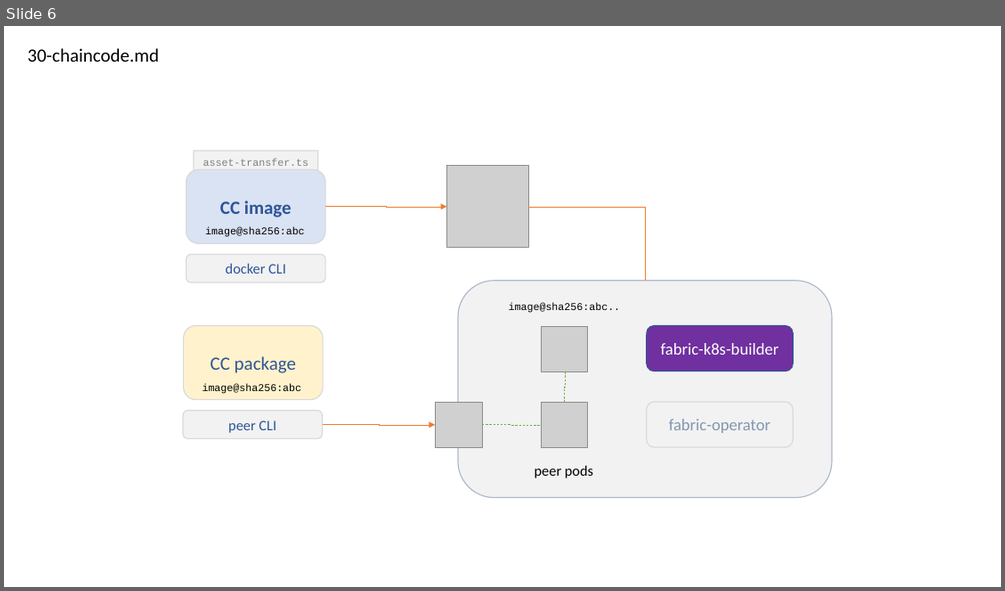
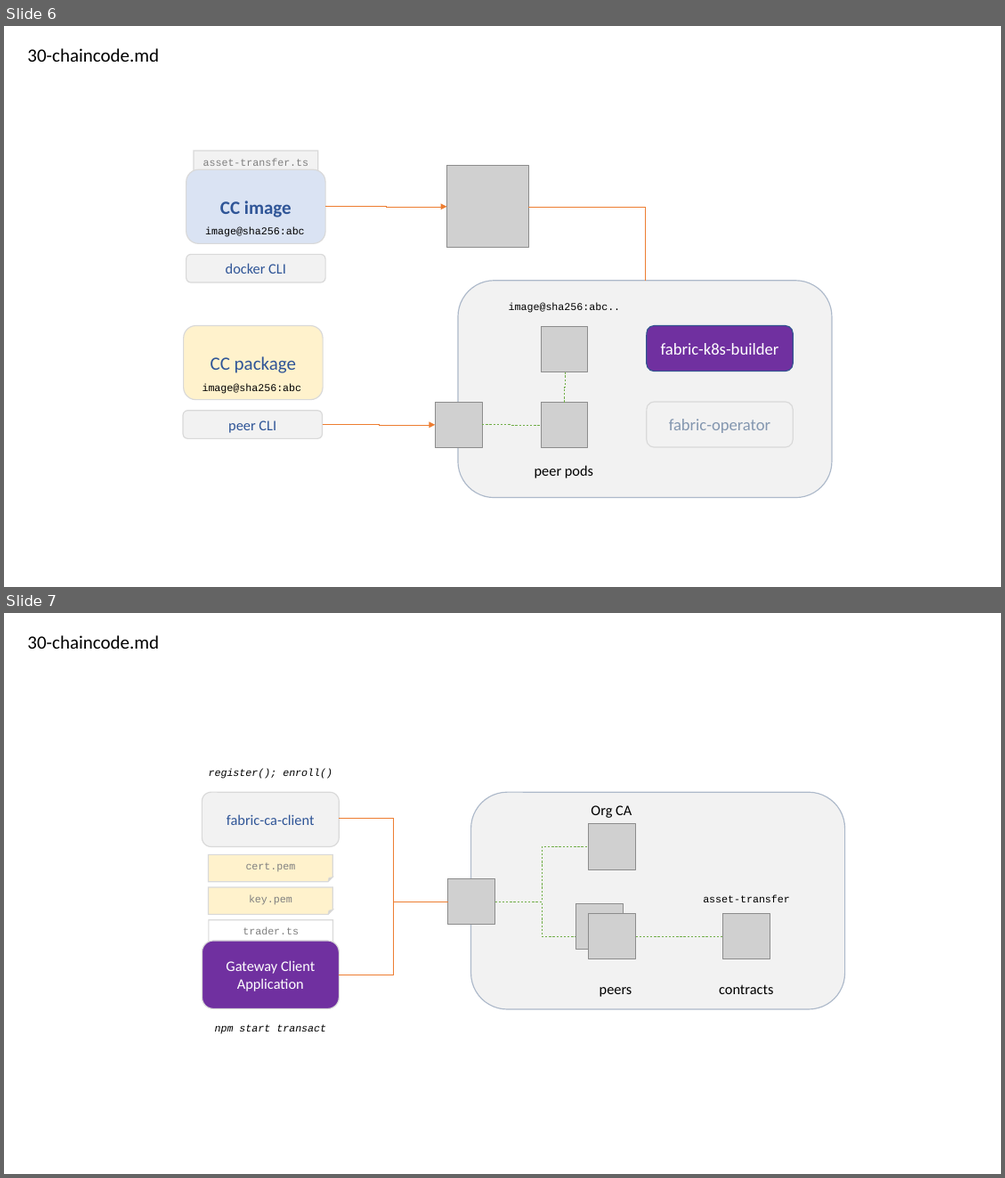
Before and after one commit to hyperledgendary/full-stack-asset-transfer-guide, a slide deck: docs/images/CloudReady.pptx. Shown one above the other, each under a label of ours: slide 6 before the commit, slides 6 and 7 after it. The pictures are 1005x591 and 1005x1178 pixels, drawn with LibreOffice and Linux fonts; fonts in the diff are those of the drawing; grey boxes stand for pictures. Boxes give left, top, right and bottom in pixels: in the first picture for what was removed or moved away, otherwise in the second. Text is boxed around its words. In the diff, an @@ line names an element or a change of style, - is before the commit and + after.

Commit message:
Oops forgot to ^s save the ppt with the latest figures

```diff
--- a/docs/images/CloudReady.pptx
+++ b/docs/images/CloudReady.pptx
@@ slide 7 added at [4,613,1001,1174], background #FFFFFF @@
@@ text added at [27,635,159,649], 18 pt, text #000000 @@
+30-chaincode.md
@@ text added at [209,769,332,779], 10 pt, text #000000, italic @@
+register(); enroll()
@@ rounded rectangle added at [202,793,339,847], fill #F2F2F2, outline #D9D9D9 1 pt, 14 pt, text #2F5597 @@
+fabric-ca-client
@@ rounded rectangle added at [471,793,845,1009], fill #F2F2F2, outline #ADB9CA 1 pt @@
@@ elbow line added from (339, 818) to (448, 901), #ED7D31 0.5 pt @@
@@ picture added at [589,824,636,869] @@
@@ text added at [591,805,631,818], 14 pt, text #000000 @@
+Org CA
@@ elbow line added from (495, 901) to (589, 846), #70AD47 0.5 pt dashed @@
@@ folded corner added at [208,854,332,882], fill #FFF2CC, outline #D9D9D9 1 pt, 10 pt, text #808080 @@
+cert.pem
@@ picture added at [448,878,495,925] @@
@@ folded corner added at [208,887,332,915], fill #FFF2CC, outline #D9D9D9 1 pt, 10 pt, text #808080 @@
+key.pem
@@ elbow line added from (339, 975) to (448, 901), #ED7D31 0.5 pt @@
@@ elbow line added from (495, 901) to (589, 937), #70AD47 0.5 pt dashed @@
@@ picture added at [576,904,623,949] @@
@@ text added at [703,895,790,902], 10 pt, text #000000 @@
+asset-transfer
@@ folded corner added at [209,919,333,947], fill #FFFFFF, outline #D9D9D9 1 pt, 10 pt, text #808080 @@
+trader.ts
@@ picture added at [589,914,636,959] @@
@@ picture added at [723,914,770,959] @@
@@ rounded rectangle added at [202,941,339,1008], fill #7030A0, outline #D9D9D9 1 pt, 14 pt, text #FFFFFF @@
+Gateway Client Application
@@ elbow line added from (636, 937) to (723, 936), #70AD47 0.5 pt dashed @@
@@ text added at [719,984,773,994], 14 pt, text #000000 @@
+contracts
@@ text added at [599,987,632,997], 14 pt, text #000000 @@
+peers
@@ text added at [215,1024,326,1034], 10 pt, text #000000, italic @@
+npm start transact
```
